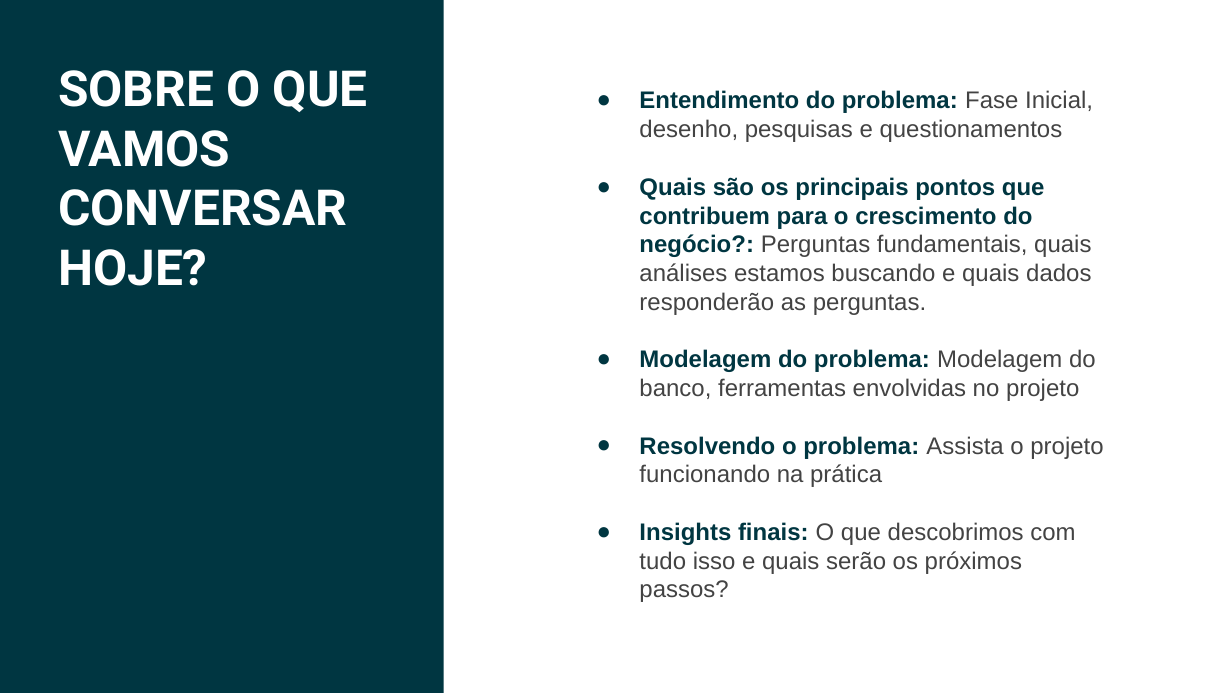
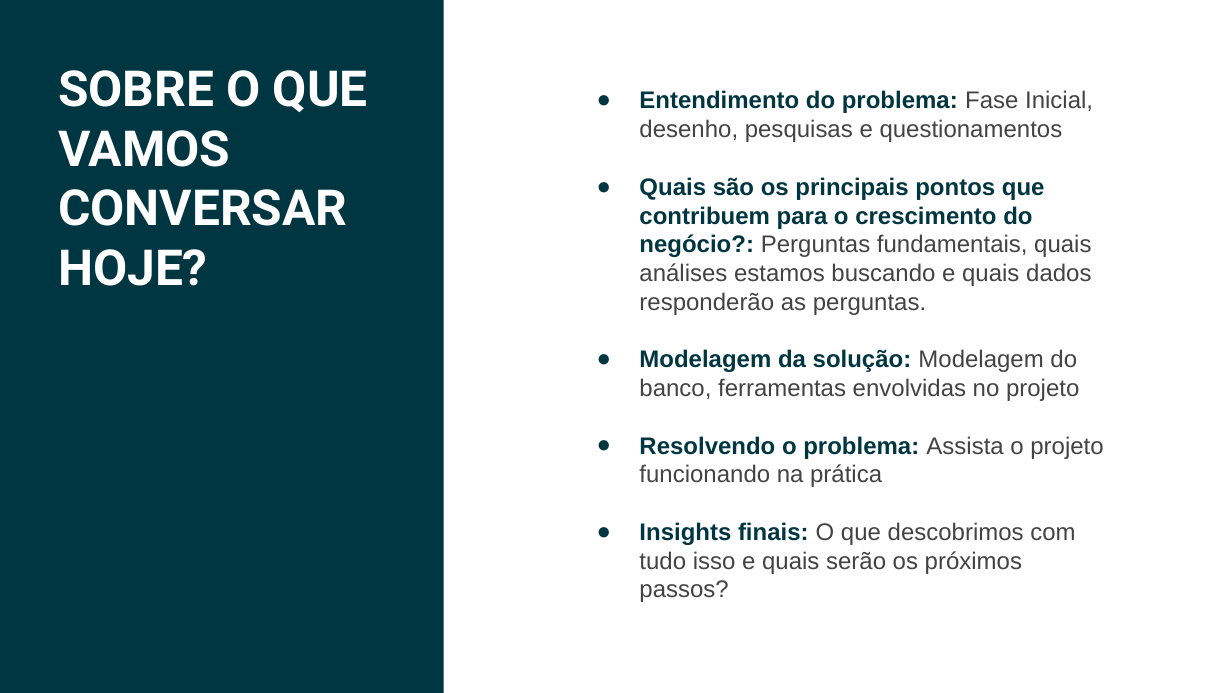
Before and after one commit to ebbonfimm/case_sicoob_coopllactia, a slide deck: slide 2 of Case Sicoob - Eduardo Bonfim.pptx. Drawn at 1232x693 pixels with LibreOffice and Linux fonts; fonts in the diff are those of the drawing. Boxes give left, top, right and bottom in pixels: in the first picture for what was removed or moved away, otherwise in the second. Text is boxed around its words. In the diff, an @@ line names an element or a change of style, - is before the commit and + after.

```diff
--- a/Case Sicoob - Eduardo Bonfim.pptx
+++ b/Case Sicoob - Eduardo Bonfim.pptx
@@ text at bbox=[639, 349, 1079, 401]: text changed @@
-● Modelagem do problema: Modelagem do banco, ferramentas envolvidas no projeto
+● Modelagem da solução: Modelagem do banco, ferramentas envolvidas no projeto
```
Also in this commit, not shown: 11 other slides changed.
